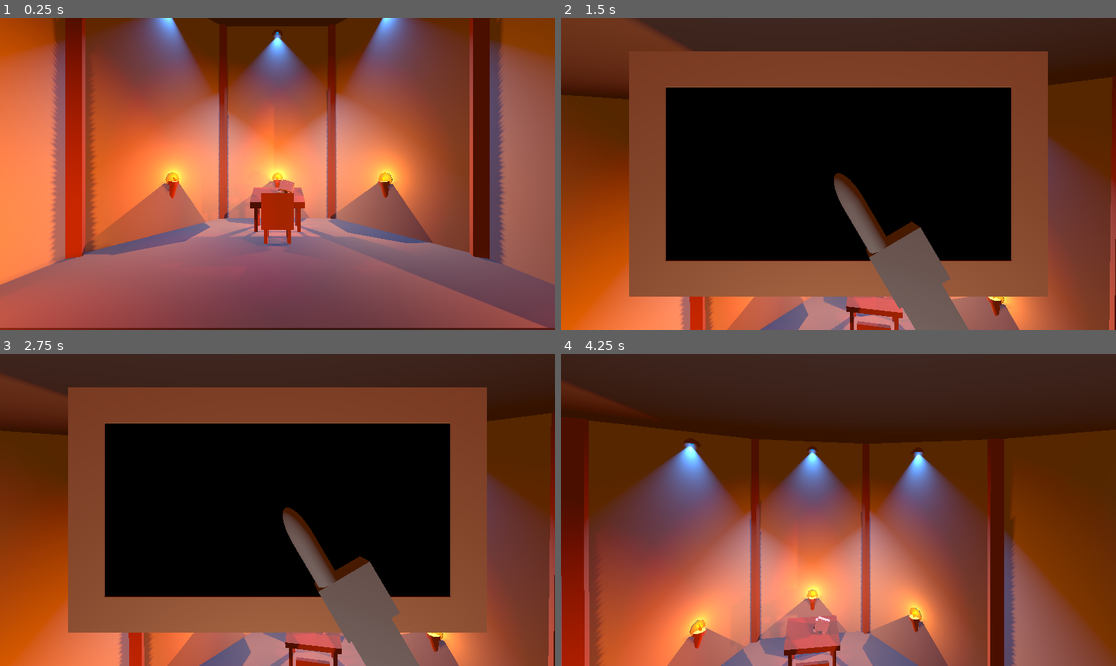
Above: before the commit, frames 1-4 (two rows, left to right).
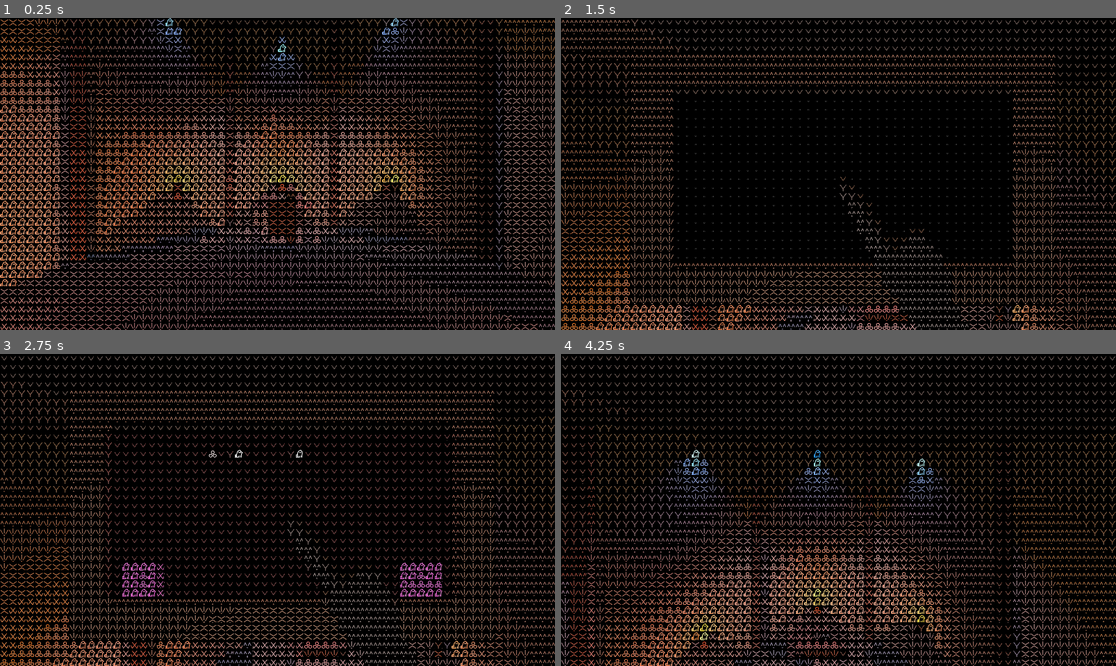
Above: after the commit, the same moments.

Repository: Tchetchouille/ijo-musi
Game: Godot game, scene res://Scenes/SystemsAndManagers/main.tscn
Two runs of this game, one before a commit and one after it. Both use one fixed random seed, a clock stepped at 60 frames per second and the inputs below.
Inputs (mouse positions are in pixels of both pictures, inside the frame that each line leads up to):
- Up to frame 1 (0.25 s): no input
- Up to frame 2 (1.5 s): move the mouse to (866, 174) at 0.52 s; press the mouse at (866, 174) at 0.53 s; hold Space (fly_up) from 0.53 s (still down); move the mouse to (810, 174) at 1.27 s; release the mouse at (810, 174) at 1.28 s; right-click (810, 174) at 1.35 s
- Up to frame 3 (2.75 s): keep holding Space (fly_up); move the mouse to (288, 503) at 2.02 s; press the mouse at (288, 503) at 2.03 s
- Up to frame 4 (4.25 s): keep holding Space (fly_up); move the mouse to (832, 516) at 2.77 s; release the mouse at (832, 516) at 2.78 s; right-click (832, 516) at 2.85 s; move the mouse to (877, 513) at 3.52 s; press the mouse at (877, 513) at 3.53 s

The runs differ from the first frame. In frame 1, 95% of the frame differs, in the area x 0-100%, y 0-100%; in frame 2, 67%; in frame 3, 70%; in frame 4, 97%.

Commit message:
Added link between red mode of tool and label resources

Diff:
--- a/Godot Project/Actual ijo musi Project/actual-ijo-musi-project/Resources and Assets/Shaders/ascii_shader.tres
+++ b/Godot Project/Actual ijo musi Project/actual-ijo-musi-project/Resources and Assets/Shaders/ascii_shader.tres
@@ -464,6 +464,7 @@
 
 }
 "
+graph_offset = Vector2(-1883.52, 284.16)
 mode = 1
 flags/light_only = false
 nodes/fragment/0/position = Vector2(1880, 4940)
--- a/Godot Project/Actual ijo musi Project/actual-ijo-musi-project/Resources and Assets/Shaders/pixel_shader.tres
+++ b/Godot Project/Actual ijo musi Project/actual-ijo-musi-project/Resources and Assets/Shaders/pixel_shader.tres
@@ -90,6 +90,7 @@
 
 }
 "
+graph_offset = Vector2(-1114.97, 49.7704)
 mode = 1
 flags/light_only = false
 nodes/fragment/3/node = SubResource("VisualShaderNodeTexture_8scub")
--- /dev/null
+++ b/Godot Project/Actual ijo musi Project/actual-ijo-musi-project/Resources and Assets/Themes/tool.tres
@@ -0,0 +1,8 @@
+[gd_resource type="Theme" load_steps=2 format=3 uid="uid://clx4cit5x2ngp"]
+
+[sub_resource type="StyleBoxFlat" id="StyleBoxFlat_gmt8p"]
+bg_color = Color(0.924291, 0.303574, 0.815371, 1)
+
+[resource]
+Button/styles/normal = SubResource("StyleBoxFlat_gmt8p")
+RichTextLabel/font_sizes/normal_font_size = 55
--- /dev/null
+++ b/Godot Project/Actual ijo musi Project/actual-ijo-musi-project/Resources and Assets/toki pona Labels/pond_sign.tres
@@ -0,0 +1,14 @@
+[gd_resource type="Resource" load_steps=2 format=3 uid="uid://dy8n72spk1s67"]
+
+[sub_resource type="GDScript" id="GDScript_vrgeu"]
+script/source = "class_name PondSign
+extends Resource
+
+@export var base_label : Array = [\"_\", \" \", \"ni\", \" \", \"li\", \" \", \"_\", \".\"]
+@export var complete_label : Array = [\"lipu\", \" \", \"ni\", \" \", \"li\", \" \", \"pakala\", \".\"]
+"
+
+[resource]
+script = SubResource("GDScript_vrgeu")
+base_label = ["_", " ", "ni", " ", "li", " ", "_", "."]
+complete_label = ["lipu", " ", "ni", " ", "li", " ", "pakala", "."]
--- a/Godot Project/Actual ijo musi Project/actual-ijo-musi-project/Scenes/SystemsAndManagers/main.tscn
+++ b/Godot Project/Actual ijo musi Project/actual-ijo-musi-project/Scenes/SystemsAndManagers/main.tscn
@@ -13,7 +13,6 @@
 [node name="GeneralUI" parent="." instance=ExtResource("2_ee76p")]
 
 [node name="GeneralVFX" parent="." instance=ExtResource("3_8uuj2")]
-visible = false
 
 [node name="LevelManager" parent="." instance=ExtResource("5_t6ixf")]
 
--- a/Godot Project/Actual ijo musi Project/actual-ijo-musi-project/Scenes/SystemsAndManagers/player_character.tscn
+++ b/Godot Project/Actual ijo musi Project/actual-ijo-musi-project/Scenes/SystemsAndManagers/player_character.tscn
@@ -6,10 +6,9 @@
 [ext_resource type="Script" uid="uid://bqe2s58xnb5nn" path="res://Scenes/SystemsAndManagers/tool_controller.gd" id="4_irpfk"]
 [ext_resource type="Material" uid="uid://dmmm4nc4mtnah" path="res://Resources and Assets/Materials/basic_clay_material.tres" id="6_gja8t"]
 [ext_resource type="Script" uid="uid://cv0vo5755ai25" path="res://Scenes/SystemsAndManagers/tool_screen.gd" id="6_ilob1"]
+[ext_resource type="PackedScene" uid="uid://cqhnwvia67d5k" path="res://Scenes/UI/ToolUI/red_mode.tscn" id="7_veynb"]
 
 [sub_resource type="CapsuleShape3D" id="CapsuleShape3D_77dal"]
-
-[sub_resource type="CanvasItemMaterial" id="CanvasItemMaterial_es7p3"]
 
 [sub_resource type="BoxMesh" id="BoxMesh_a0a2d"]
 material = ExtResource("6_gja8t")
@@ -29,6 +28,9 @@
 
 [sub_resource type="BoxShape3D" id="BoxShape3D_77dal"]
 size = Vector3(0.5, 0.25, 0.01)
+
+[sub_resource type="ViewportTexture" id="ViewportTexture_ilob1"]
+viewport_path = NodePath("ToolUI")
 
 [sub_resource type="CapsuleMesh" id="CapsuleMesh_77dal"]
 
@@ -71,40 +73,6 @@
 transform = Transform3D(1, 0, 0, 0, 1, 0, 0, 0, 1, 0, 0, -0.295882)
 script = ExtResource("4_irpfk")
 
-[node name="ToolUI" type="Control" parent="CameraController/CharacterCamera/ToolController"]
-layout_mode = 3
-anchor_left = 0.1
-anchor_top = 0.2
-anchor_right = 0.9
-anchor_bottom = 0.8
-grow_horizontal = 2
-grow_vertical = 2
-mouse_filter = 2
-
-[node name="HighlightMode" type="Control" parent="CameraController/CharacterCamera/ToolController/ToolUI"]
-anchors_preset = 0
-offset_right = 40.0
-offset_bottom = 40.0
-mouse_filter = 2
-
-[node name="InputMode" type="Control" parent="CameraController/CharacterCamera/ToolController/ToolUI"]
-anchors_preset = 0
-offset_right = 40.0
-offset_bottom = 40.0
-mouse_filter = 2
-
-[node name="BasicToolFilter" type="ColorRect" parent="CameraController/CharacterCamera/ToolController/ToolUI"]
-visible = false
-material = SubResource("CanvasItemMaterial_es7p3")
-layout_mode = 1
-anchors_preset = 15
-anchor_right = 1.0
-anchor_bottom = 1.0
-grow_horizontal = 2
-grow_vertical = 2
-mouse_filter = 2
-color = Color(1, 1, 1, 0.176471)
-
 [node name="Tool" type="Node3D" parent="CameraController/CharacterCamera/ToolController"]
 
 [node name="ToolModel" type="Node3D" parent="CameraController/CharacterCamera/ToolController/Tool"]
@@ -136,7 +104,7 @@
 transform = Transform3D(0.5, 0, 0, 0, 0.5, 0, 0, 0, 0.5, 0, 0, 0.00118035)
 layers = 4
 mesh = SubResource("QuadMesh_i6gmh")
-skeleton = NodePath("../../../../ToolUI")
+skeleton = NodePath("")
 
 [node name="CollisionShape3D" type="CollisionShape3D" parent="CameraController/CharacterCamera/ToolController/Tool/ToolModel/Screen"]
 shape = SubResource("BoxShape3D_77dal")
@@ -153,6 +121,10 @@
 spot_range = 17.6003
 spot_attenuation = 0.0
 spot_angle = 85.7812
+
+[node name="Sprite3D" type="Sprite3D" parent="CameraController/CharacterCamera/ToolController/Tool"]
+transform = Transform3D(0.0976715, 0, 0, 0, 0.0482288, 0, 0, 0, 1, 0, 0, 0.00360131)
+texture = SubResource("ViewportTexture_ilob1")
 
 [node name="Hand" type="Node3D" parent="CameraController/CharacterCamera/ToolController"]
 transform = Transform3D(1, 0, 0, 0, 1, 0, 0, 0, 1, 0, 0, 0.115793)
@@ -171,3 +143,8 @@
 [node name="StaticBody3D3" type="MeshInstance3D" parent="CameraController/CharacterCamera/ToolController/Hand/Model"]
 transform = Transform3D(0.0385339, 1.49012e-08, 0, 0, 0.167154, 0, 0, 0, 0.02, 0.0101811, -0.124598, 0)
 mesh = SubResource("BoxMesh_ilob1")
+
+[node name="ToolUI" type="SubViewport" parent="."]
+transparent_bg = true
+
+[node name="YellowMode" parent="ToolUI" instance=ExtResource("7_veynb")]
--- /dev/null
+++ b/Godot Project/Actual ijo musi Project/actual-ijo-musi-project/Scenes/UI/ToolUI/red_mode.gd
@@ -0,0 +1,16 @@
+extends Control
+
+@export var current_label : Resource
+@onready var words_container = $MarginContainer/VBoxContainer/TextArea/Words
+@onready var t = preload("res://Resources and Assets/Themes/tool.tres")
+
+func _ready() -> void:
+	for w in current_label.base_label:
+		var word = RichTextLabel.new()
+		word.text = w
+		word.size_flags_horizontal = Control.SIZE_EXPAND_FILL
+		word.size_flags_vertical = Control.SIZE_EXPAND_FILL
+		words_container.add_child(word)
+		word.set_theme(t)
+	for _i in words_container.get_children():
+		print(_i.text)
--- /dev/null
+++ b/Godot Project/Actual ijo musi Project/actual-ijo-musi-project/Scenes/UI/ToolUI/red_mode.tscn
@@ -0,0 +1,78 @@
+[gd_scene load_steps=6 format=3 uid="uid://cqhnwvia67d5k"]
+
+[ext_resource type="Texture2D" uid="uid://bns5dochoqgr0" path="res://Assets/ascii_pona/18807.png" id="1_3dvgk"]
+[ext_resource type="Theme" uid="uid://clx4cit5x2ngp" path="res://Resources and Assets/Themes/tool.tres" id="1_5d0k5"]
+[ext_resource type="Script" uid="uid://cl7tetnc3ihl4" path="res://Scenes/UI/ToolUI/red_mode.gd" id="1_bfdyk"]
+[ext_resource type="Resource" uid="uid://dy8n72spk1s67" path="res://Resources and Assets/toki pona Labels/pond_sign.tres" id="2_55qch"]
+[ext_resource type="Texture2D" uid="uid://bvyih2ep8gopk" path="res://Assets/ascii_pona/11561.png" id="3_kg0d0"]
+
+[node name="RedMode" type="Control"]
+layout_mode = 3
+anchors_preset = 15
+anchor_right = 1.0
+anchor_bottom = 1.0
+grow_horizontal = 2
+grow_vertical = 2
+script = ExtResource("1_bfdyk")
+current_label = ExtResource("2_55qch")
+
+[node name="Background" type="ColorRect" parent="."]
+layout_mode = 1
+anchors_preset = 15
+anchor_right = 1.0
+anchor_bottom = 1.0
+grow_horizontal = 2
+grow_vertical = 2
+color = Color(0.461652, 0, 0.00880718, 0.721569)
+
+[node name="MarginContainer" type="MarginContainer" parent="."]
+layout_mode = 1
+anchors_preset = 15
+anchor_right = 1.0
+anchor_bottom = 1.0
+grow_horizontal = 2
+grow_vertical = 2
+theme = ExtResource("1_5d0k5")
+theme_override_constants/margin_left = 20
+theme_override_constants/margin_top = 20
+theme_override_constants/margin_right = 20
+theme_override_constants/margin_bottom = 20
+
+[node name="VBoxContainer" type="VBoxContainer" parent="MarginContainer"]
+layout_mode = 2
+
+[node name="TextArea" type="MarginContainer" parent="MarginContainer/VBoxContainer"]
+layout_mode = 2
+size_flags_vertical = 3
+size_flags_stretch_ratio = 4.48
+theme_override_constants/margin_left = 20
+theme_override_constants/margin_top = 20
+theme_override_constants/margin_right = 20
+
+[node name="Words" type="HBoxContainer" parent="MarginContainer/VBoxContainer/TextArea"]
+layout_mode = 2
+
+[node name="Buttons" type="HBoxContainer" parent="MarginContainer/VBoxContainer"]
+layout_mode = 2
+size_flags_vertical = 3
+
+[node name="piniButton" type="Button" parent="MarginContainer/VBoxContainer/Buttons"]
+layout_mode = 2
+size_flags_horizontal = 3
+size_flags_vertical = 3
+icon = ExtResource("1_3dvgk")
+icon_alignment = 1
+expand_icon = true
+
+[node name="Empty" type="Control" parent="MarginContainer/VBoxContainer/Buttons"]
+layout_mode = 2
+size_flags_horizontal = 3
+size_flags_vertical = 3
+size_flags_stretch_ratio = 6.0
+
+[node name="lonButton" type="Button" parent="MarginContainer/VBoxContainer/Buttons"]
+layout_mode = 2
+size_flags_horizontal = 3
+icon = ExtResource("3_kg0d0")
+icon_alignment = 1
+expand_icon = true
Not shown: 1 places in Godot Project/Actual ijo musi Project/actual-ijo-musi-project/Scenes/SystemsAndManagers/player_character.tscn that only renumber resources
Not shown, added: Godot Project/Actual ijo musi Project/actual-ijo-musi-project/Scenes/UI/ToolUI/red_mode.gd.uid
Not shown, changed: Design Documents/Narration/Narrative Data/Infos.xlsx
